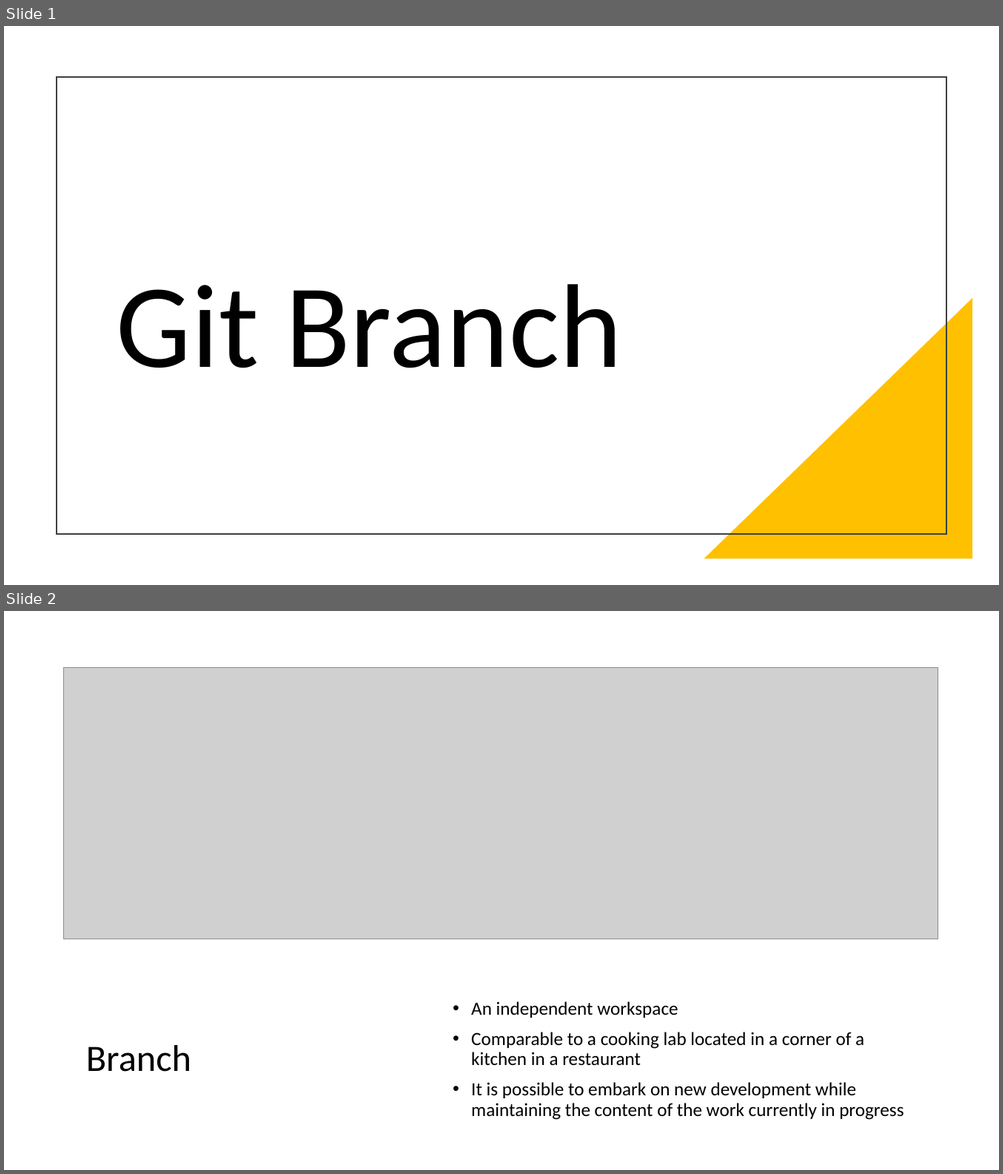
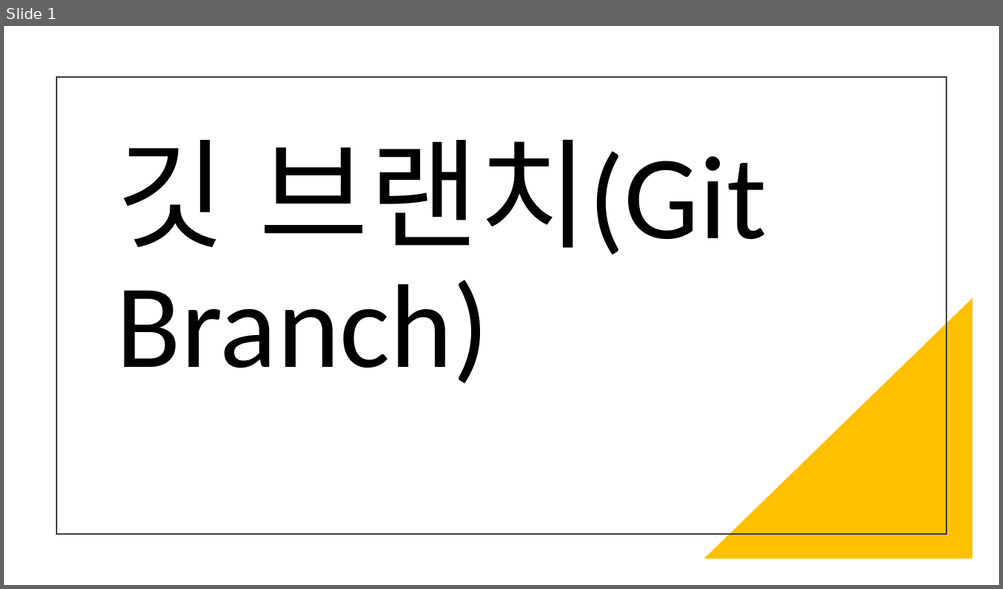
Before and after one commit to dhchoi-lazy/course-materials, a slide deck: week12/branch.pptx. Shown one above the other, each under a label of ours: slides 1 and 2 before the commit, slide 1 after it. The pictures are 1003x1174 and 1003x589 pixels, drawn with LibreOffice and Linux fonts; fonts in the diff are those of the drawing; grey boxes stand for pictures. Boxes give left, top, right and bottom in pixels: in the first picture for what was removed or moved away, otherwise in the second. Text is boxed around its words. In the diff, an @@ line names an element or a change of style, - is before the commit and + after.

Commit message:
korean git branch pptx

```diff
--- a/week12/branch.pptx
+++ b/week12/branch.pptx
@@ slide 2 removed at (4,611,999,1170), background #FFFFFF @@
@@ picture removed at (64,668,938,939) @@
@@ text removed at (471,1002,903,1120) @@
-• An independent workspace
-• Comparable to a cooking lab located in a corner of a kitchen in a restaurant
-• It is possible to embark on new development while maintaining the content of the work currently in progress
@@ title removed at (86,1045,191,1072) @@
-Branch
@@ slide 1 changed as well @@
@@ title at (116,140,766,383): text changed @@
-Git Branch
+깃 브랜치(Git Branch)
```
Also in this commit, not shown: 1 slide added.
